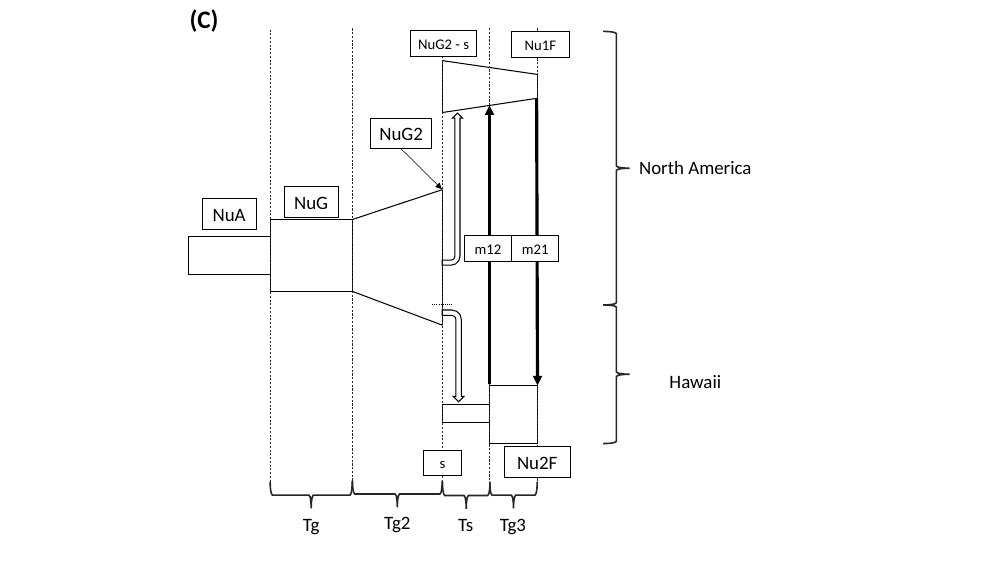
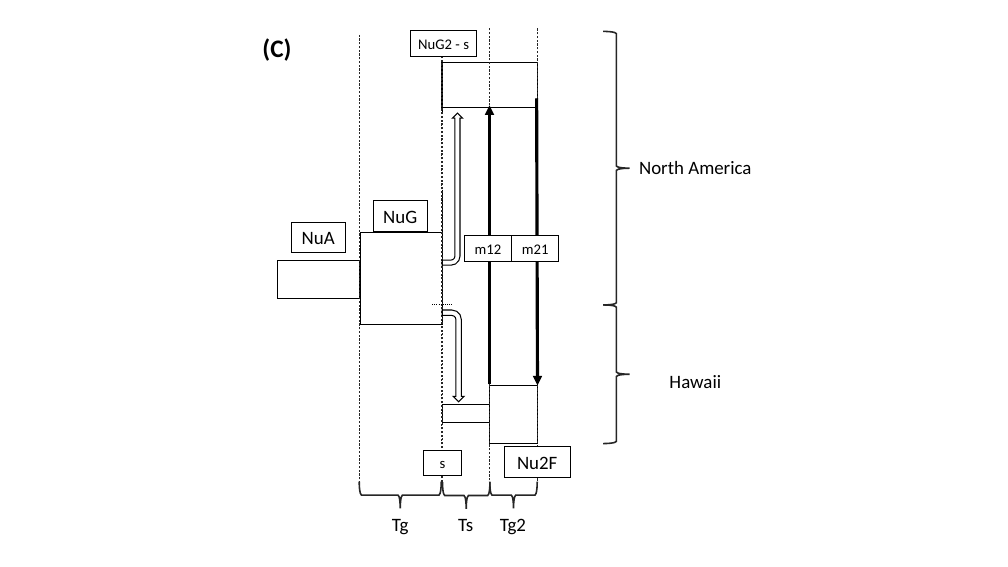
Before and after one commit to hemstrow/F-H_2018, a slide deck: slide 3 of plots/3epoch_hist_growth_model.pptx (slide 4 before the commit). Drawn at 1008x567 pixels with LibreOffice and Linux fonts; fonts in the diff are those of the drawing. Boxes give left, top, right and bottom in pixels: in the first picture for what was removed or moved away, otherwise in the second. Text is boxed around its words. In the diff, an @@ line names an element or a change of style, - is before the commit and + after.

```diff
--- a/plots/3epoch_hist_growth_model.pptx
+++ b/plots/3epoch_hist_growth_model.pptx
@@ text "(C)": place and size @@
-text "(C)" at (190,9,219,32)
+text "(C)" at (262,38,291,61)
@@ line moved from (270, 482) - (270, 29) to (359, 487) - (359, 34) @@
@@ line moved from (352, 481) - (352, 28) to (441, 485) - (441, 33) @@
@@ rectangle added at (442,63,538,108), fill #FFFFFF, outline #000000 1 pt @@
@@ group removed at (352,32,569,535): 4 lines, 2 rectangles, 1 left brace, 1 text, 1 arrow @@
-Tg3
-NuG2
-Nu1F
@@ rectangle "NuG": place and size @@
-rectangle "NuG" at (284,187,338,217)
+rectangle "NuG" at (374,200,427,231)
@@ rectangle "NuA": place and size @@
-rectangle "NuA" at (203,199,256,229)
+rectangle "NuA" at (291,222,345,253)
@@ rectangle: place and size @@
-rectangle at (270,219,352,291)
+rectangle at (361,233,442,324)
@@ rectangle: place and size @@
-rectangle at (188,237,270,275)
+rectangle at (278,260,359,299)
@@ left brace: place and size @@
-left brace at (270,482,352,509)
+left brace at (360,482,441,509)
@@ text "Tg": place and size @@
-text "Tg" at (303,519,320,535)
+text "Tg" at (392,519,409,535)
@@ text "Tg2": place and size @@
-text "Tg2" at (384,516,410,533)
+text "Tg2" at (500,518,526,535)
```
Also in this commit, not shown: 3 other slides changed, 1 slide added, 39 other files.
